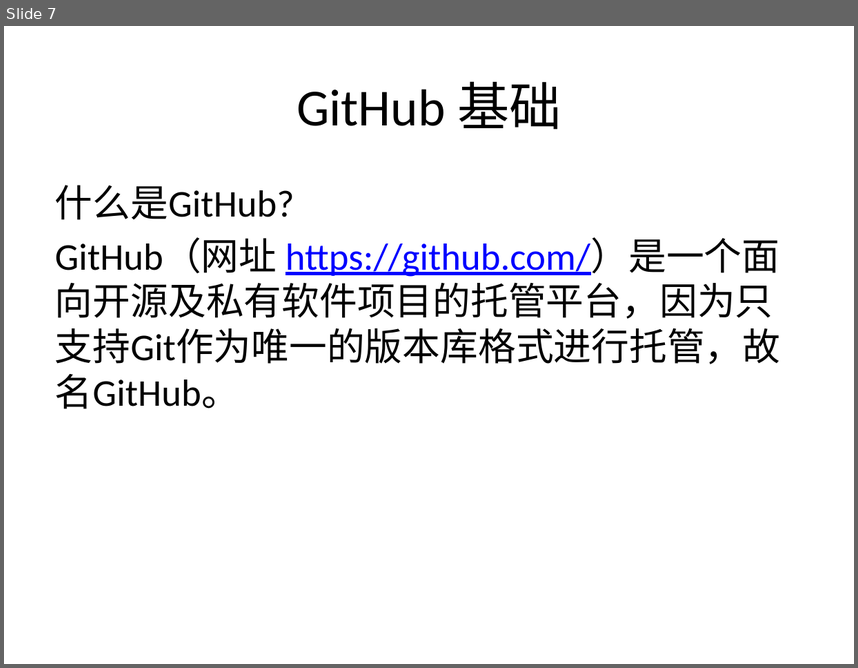
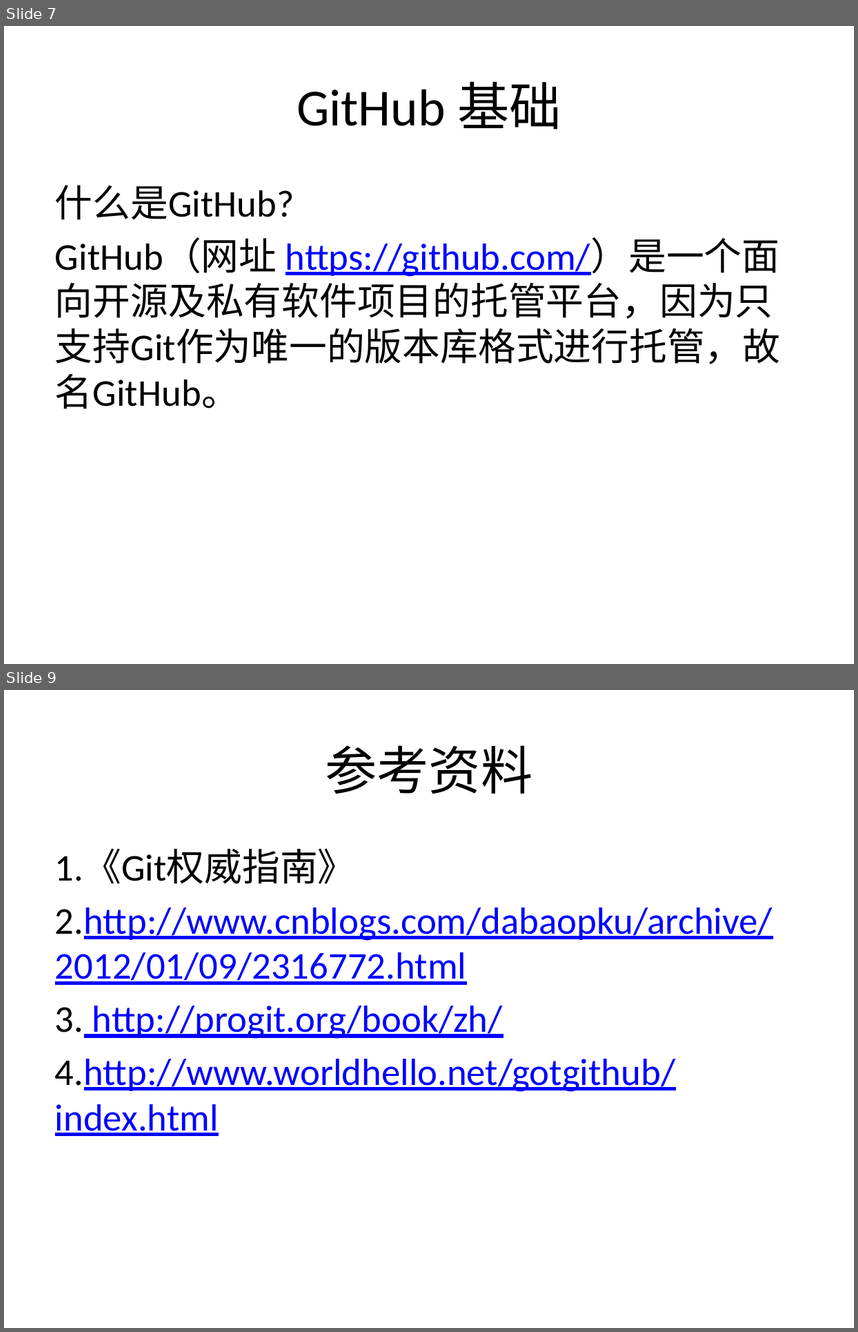
Before and after one commit to lftong/tong-doc, a slide deck: Git Primer.pptx. Shown one above the other, each under a label of ours: slide 7 before the commit, slides 7 and 9 after it; the slides between them are not shown. The pictures are 858x668 and 858x1332 pixels, drawn with LibreOffice and Linux fonts; fonts in the diff are those of the drawing. Boxes give left, top, right and bottom in pixels: in the first picture for what was removed or moved away, otherwise in the second. Text is boxed around its words. In the diff, an @@ line names an element or a change of style, - is before the commit and + after.

```diff
--- a/Git Primer.pptx
+++ b/Git Primer.pptx
@@ slide 9 added at (x1=4, y1=690, x2=854, y2=1328), background #FFFFFF @@
@@ title added at (x1=325, y1=745, x2=533, y2=793), 44 pt, text #000000 @@
+参考资料
@@ text added at (x1=55, y1=849, x2=773, y2=1136), 32 pt, text #0000FF, underline @@
+1.《Git权威指南》
+2.http://www.cnblogs.com/dabaopku/archive/2012/01/09/2316772.html
+3. http://progit.org/book/zh/
+4.http://www.worldhello.net/gotgithub/index.html
```
Also in this commit, not shown: 3 slides changed.
